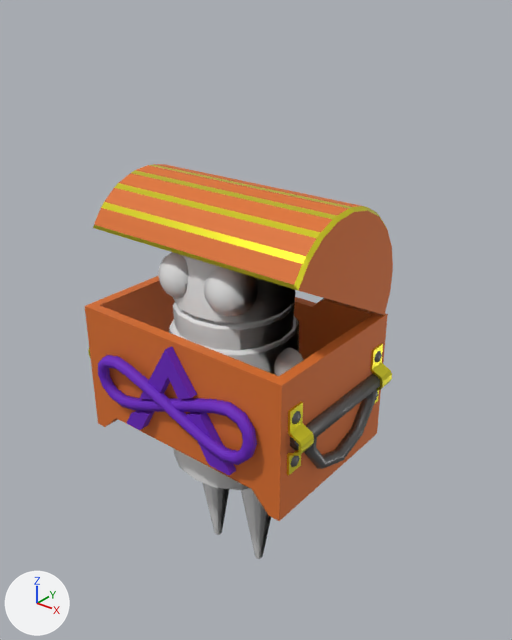
The Blender file sources/hats.blend: old version first, new version second.
Before and after are seen from a 50 mm lens placed at (1.79, -2.09, 2.02), pointed at (0.06, 0.07, 0.68). The lights are fixed; the arrows at lower left show +X, +Y and +Z.

Objects in the first picture: 'ChestBody', 'ChestLid', 'RefBot'.
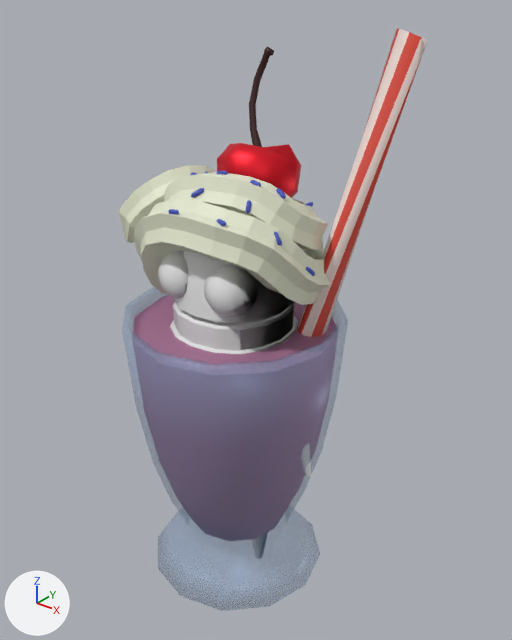
Pixel boxes [x1, y1, x2, y2] of what changed, in the pictures (512 x 640 px):
'ShakeShake', shown
    after: [122, 29, 428, 611]
'ChestBody', hidden
    before: [85, 276, 392, 521]
'ChestLid', hidden
    before: [93, 164, 393, 315]
'ShakeWhip', added
    after: [118, 46, 330, 305]
    faces in mat_shakewhip (white #e3e7ce): [118, 165, 330, 305]
    faces in mat_shakecherry (red #e2182b): [217, 143, 301, 198]
    faces in mat_shakestem (dark red #381011): [249, 46, 274, 147]
    faces in mat_shakesprinkles (blue #4555bf): [168, 171, 315, 276]

Patch to the scene script:
```diff
--- a/sources/hats.blend.py
+++ b/sources/hats.blend.py
@@ mat_shakemilk @@
 mat_shakemilk = principled_material('ShakeMilk')
-mat_shakemilk.base_color = (0.296, 0.144, 0.102)  # brown #946a5a
+mat_shakemilk.base_color = (0.459, 0.205, 0.353)  # pink #b47da0
 mat_shakemilk.metallic = 0.389
@@ mat_shakesprinkles @@
+mat_shakesprinkles = principled_material('ShakeSprinkles')
+mat_shakesprinkles.base_color = (0.059, 0.0899, 0.522)  # blue #4555bf
@@ me_cylinder @@
 # used by ob_shakeshake; location = (0.0, 0.0, 0.0)
-me_cylinder.from_pydata(...)  # 906 vertices, 901 faces; spans x -0.48..0.58, y -0.56..0.66, z -0.58..1.87
+me_cylinder.from_pydata(...)  # 192 vertices, 176 faces; spans x -0.48..0.58, y -0.48..0.48, z -0.58..1.86
+# me_cylinder part 1: the surface is now shaded smooth
 me_cylinder.materials.append(mat_shakeglass)
@@ me_cylinder @@
 me_cylinder.materials.append(mat_shakestraw)
-me_cylinder.materials.append(mat_shakewhip)  # white #e3e7ce
-me_cylinder.materials.append(mat_shakecherry)  # red #e2182b
-me_cylinder.materials.append(mat_shakestem)  # dark red #381011
@@ me_béziercurve_001 @@
+me_béziercurve_001.from_pydata(...)  # 1024 vertices, 1093 faces; spans x -0.546..0.399, y -0.309..0.455, z 0.649..1.77
+# faces by material slot: [716, 40, 37, 300]
+me_béziercurve_001.materials.append(mat_shakewhip)  # white #e3e7ce
+me_béziercurve_001.materials.append(mat_shakecherry)  # red #e2182b
+me_béziercurve_001.materials.append(mat_shakestem)  # dark red #381011
+me_béziercurve_001.materials.append(mat_shakesprinkles)  # blue #4555bf
@@ ob_chestbody @@
 ob_chestbody.scale = (0.532, 0.373, 0.261)
+ob_chestbody.hide_set(True)
@@ ob_chestlid @@
 ob_chestlid.scale = (0.688, 0.688, 0.688)
+ob_chestlid.hide_set(True)
@@ ob_shakeshake @@
 ob_shakeshake.location = (0.0, 0.0, 0.0)
-ob_shakeshake.hide_set(True)
@@ ob_shakewhip @@
+ob_shakewhip = bpy.data.objects.new('ShakeWhip', me_béziercurve_001)
+ob_shakewhip.location = (0.0, 0.0, 0.0)
```
